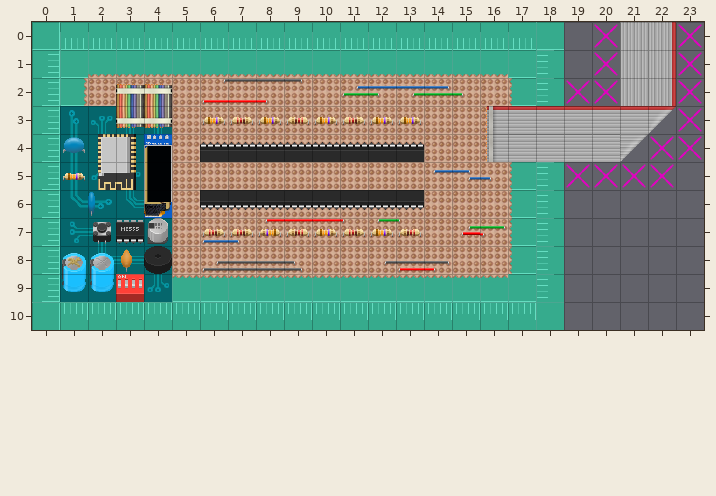
An edit to a level. Tiled map (JSON), src/maps/meeting1.json. Above: the version before the commit.
Cells are 32x32 px. Shown: x 0..23, y 0..10.
The result:
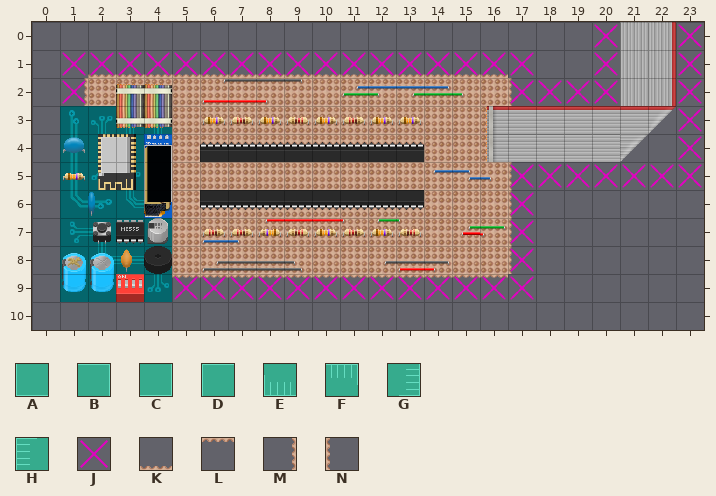
Key: from "floor_gaffa": A 1, B 1 turned 180, C 1 turned 270, D 1 turned 90, E 2, F 2 turned 180, G 2 turned 270, H 2 turned 90, J 8, K 57, L 57 turned 180, M 57 turned 270, N 57 turned 90.
_ is an empty cell.
Commit: remove background from Meetingraum 1, because lobby had already one #22
The edit:
Layer "Collision":
There is now tile J in row 5 at x 23.
Tile J is gone in row 4 at x 22.
Layer "Background":
The tile that lay hidden is gone in row 0 at x 0 to 18; in row 1 at x 0 to 1 and 17 to 18; in row 2 at x 0 and 18; in rows 3 to 4 at x 0; in rows 5 to 8 at x 0 and 18; in row 9 at x 0 and 17 to 18.
The tile that lay hidden is gone in row 10 at x 0 to 18.
Tile A is gone in row 1 at x 2 to 16; in row 2 at x 1 and 17; in rows 5 to 8 at x 17; in row 9 at x 5 to 16.
Layer "Background2" (removed):
Tile A is gone in row 0 at x 18.
Tile B is gone in row 10 at x 0.
Tile C is gone in row 0 at x 0.
Tile D is gone in row 10 at x 18.
Tile E is gone in row 0 at x 1 to 17.
Tile F is gone in row 10 at x 1 to 17.
Tile G is gone in rows 1 to 9 at x 0.
Tile H is gone in rows 1 to 2 at x 18; in rows 5 to 9 at x 18.
Layer "Base":
The tile that lay hidden is gone in row 1 at x 1 and 17; in row 9 at x 17.
Layer "Base2" (removed):
Tile A is gone in row 1 at x 1 and 17; in row 9 at x 17.
Tile K is gone in row 1 at x 2 to 16.
Tile L is gone in row 9 at x 5 to 16.
Tile M is gone in row 2 at x 1.
Tile N is gone in row 2 at x 17; in rows 5 to 8 at x 17.
Pixel boxes of the changes (left, top, right, bottom) in both pictures:
removed: (32, 22, 564, 330)
changed: (650, 136, 702, 188)
